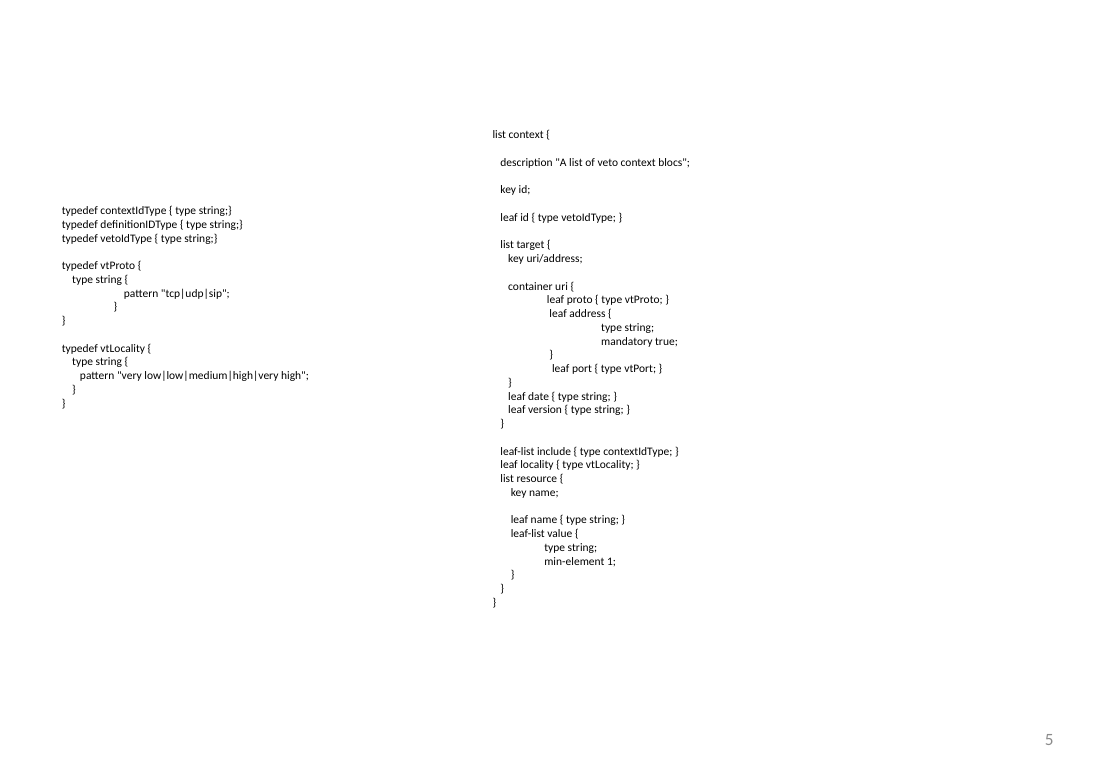
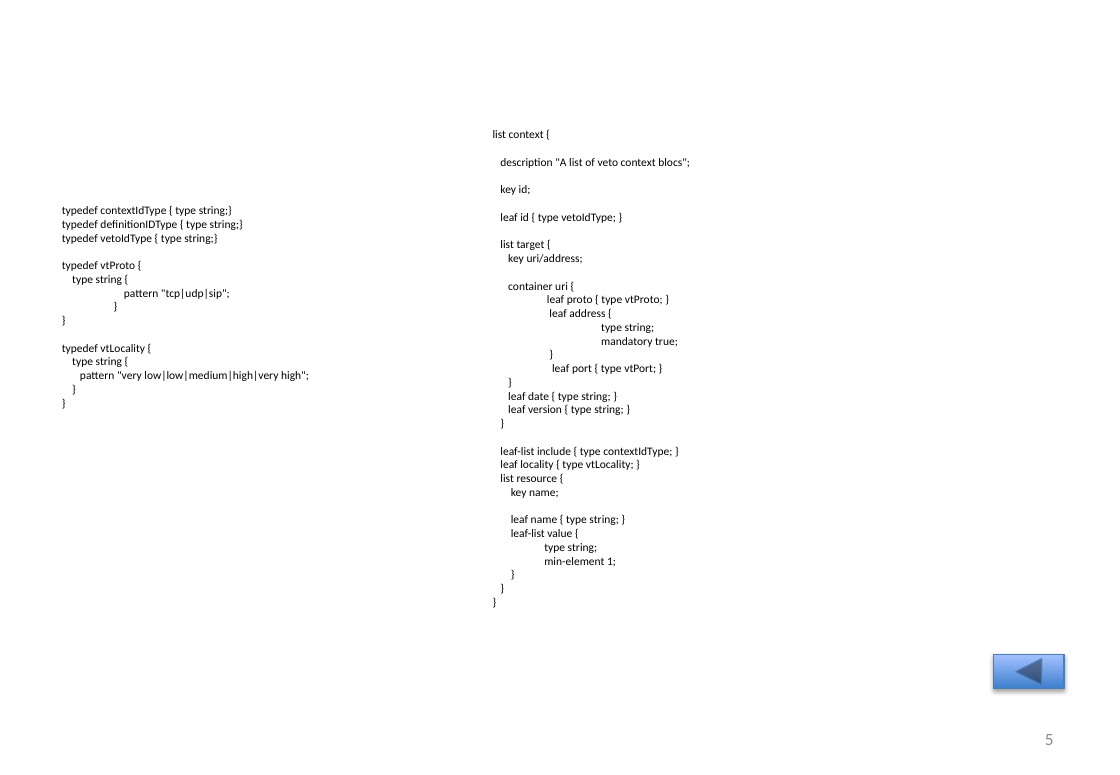
Before and after one commit to AaronNGray/jYang, a slide deck: slide 5 of yang-manager/reports/YangArchiAnimatedCameraReady2.pptx. Drawn at 1120x775 pixels with LibreOffice and Linux fonts; fonts in the diff are those of the drawing. Boxes give left, top, right and bottom in pixels: in the first picture for what was removed or moved away, otherwise in the second. Text is boxed around its words. In the diff, an @@ line names an element or a change of style, - is before the commit and + after.

```diff
--- a/yang-manager/reports/YangArchiAnimatedCameraReady2.pptx
+++ b/yang-manager/reports/YangArchiAnimatedCameraReady2.pptx
@@ action button back previous added at <box>994,655,1064,689</box>, fill gradient #3F80CE to #A4C4FF, outline #4B7EBC 0.75 pt @@
```
Also in this commit, not shown: 3 other slides changed.
